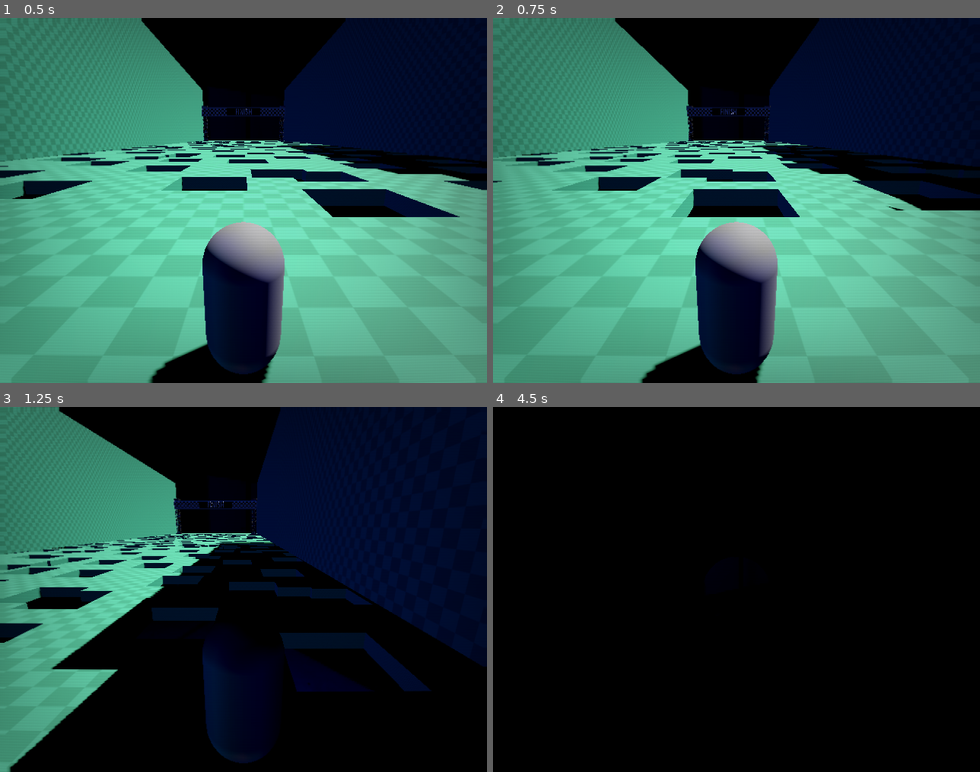
Above: before the commit, frames 1-4 (two rows, left to right).
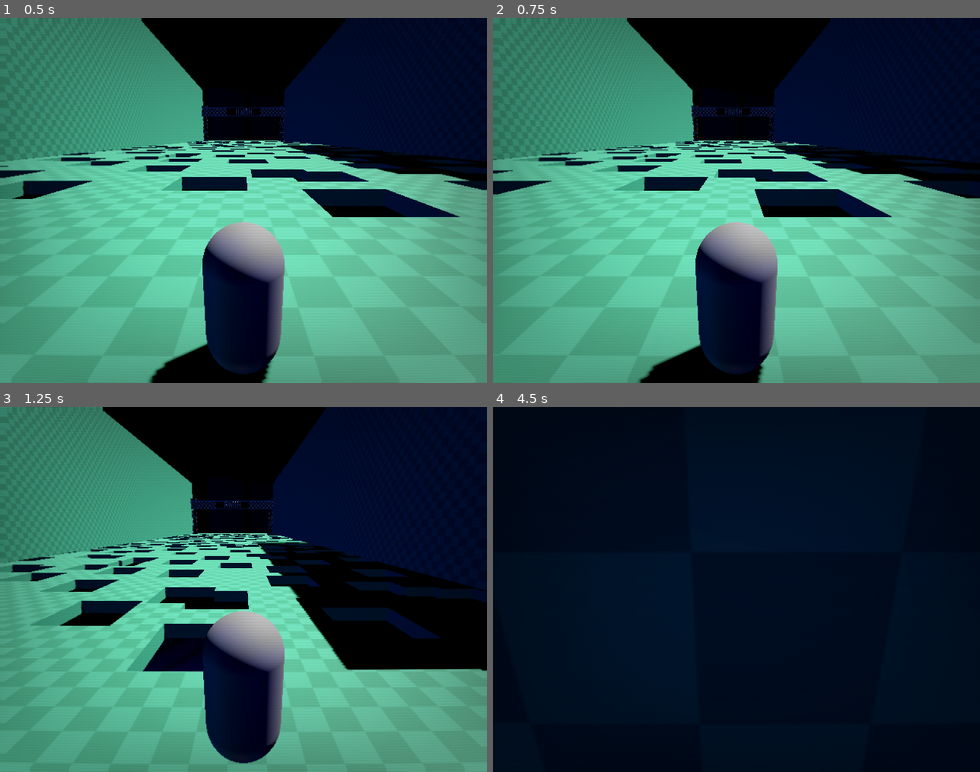
Above: after the commit, the same moments.

Repository: lognasmeow/Wonder
Game: Godot game, scene res://Maps/map_main.tscn
Two runs of this game, one before a commit and one after it. Both use one fixed random seed, a clock stepped at 60 frames per second and the inputs below.
Inputs:
- Up to frame 1 (0.5 s): no input
- Up to frame 2 (0.75 s): hold D (right) from 0.53 s (still down)
- Up to frame 3 (1.25 s): keep holding D (right); tap Space (jump) at 0.77 s
- Up to frame 4 (4.5 s): release D (right) at 1.28 s; hold S (down) 1.28-2.03 s; tap Space (jump) at 1.52, 2.75, 3.02, 3.77 s; tap Enter at 2 s; hold D (right) 2.03-2.78 s; hold W (up) 2.78-3.53 s; hold A (left) from 3.53 s (still down)

Frame 1 is identical in both runs. In frame 2, 11% of the frame differs, in the area x 0-100%, y 0-100%; in frame 3, 47%; in frame 4, 84%.

Commit message:
add iciness modifier and tuned movement

Diff:
--- a/Globals/modifiers.gd
+++ b/Globals/modifiers.gd
@@ -2,6 +2,9 @@
 
 var jumpHeightMultiplier: float
 var invertedWalking: bool
+var invertedMouse: bool
+var floorIciness: float
+
 var modifierPaths: Array
 
 func _ready():
@@ -11,9 +14,13 @@
 func resetModifiers() -> void:
 	jumpHeightMultiplier = 1
 	invertedWalking = false
+	invertedMouse = false
+	floorIciness = 1
 
 func resetModifierPaths() -> void:
 	modifierPaths.clear()
 	modifierPaths = ["res://Modifiers/DoubleJumpHeight/Mod_IncreasedJumpHeight.tscn",
 					"res://Modifiers/InvertedWalking/Mod_InvertedWalking.tscn",
+					"res://Modifiers/InvertedWalking/Mod_InvertedMouse.tscn",
+					"res://Modifiers/InvertedWalking/Mod_IcyFloor.tscn",
 					]
--- /dev/null
+++ b/Modifiers/IcyFloor/Mod_IcyFloor.tscn
@@ -0,0 +1,6 @@
+[gd_scene format=3 uid="uid://chjddqk1d0ugm"]
+
+[ext_resource type="Script" uid="uid://cr2g3d3divxa4" path="res://Modifiers/IcyFloor/mod_icy_floor.gd" id="1_4df58"]
+
+[node name="ModIcyFloor" type="Node3D" unique_id=619040519]
+script = ExtResource("1_4df58")
--- /dev/null
+++ b/Modifiers/IcyFloor/mod_icy_floor.gd
@@ -0,0 +1,4 @@
+extends Node3D
+
+func _ready():
+	Modifiers.floorIciness = 0.05
--- /dev/null
+++ b/Modifiers/InvertedMouse/Mod_InvertedMouse.tscn
@@ -0,0 +1,6 @@
+[gd_scene format=3 uid="uid://bo5sk5sxyv5s6"]
+
+[ext_resource type="Script" uid="uid://btafqef6sihar" path="res://Modifiers/InvertedMouse/mod_inverted_mouse.gd" id="1_bgoyq"]
+
+[node name="ModInvertedMouse" type="Node3D" unique_id=936120742]
+script = ExtResource("1_bgoyq")
--- /dev/null
+++ b/Modifiers/InvertedMouse/mod_inverted_mouse.gd
@@ -0,0 +1,4 @@
+extends Node3D
+
+func _ready():
+	Modifiers.invertedMouse = true
--- a/Player/player.gd
+++ b/Player/player.gd
@@ -1,6 +1,6 @@
 extends CharacterBody3D
 
-const SPEED = 30.0
+const SPEED = 12.0
 const JUMP_VELOCITY = 15
 
 signal enteredFallPlane
@@ -26,11 +26,13 @@
 					else Input.get_vector("right", "left", "up", "down")
 	var direction = (transform.basis * Vector3(input_dir.x, 0, input_dir.y)).normalized()
 	if direction:
-		velocity.x = direction.x * SPEED
-		velocity.z = direction.z * SPEED
+		if (is_on_floor()):
+			velocity.x = lerp(velocity.x, direction.x * SPEED, Modifiers.floorIciness)
+			velocity.z = lerp(velocity.z, direction.z * SPEED, Modifiers.floorIciness)
 	else:
-		velocity.x = move_toward(velocity.x, 0, SPEED)
-		velocity.z = move_toward(velocity.z, 0, SPEED)
+		if (is_on_floor()):
+			velocity.x = lerp(velocity.x, move_toward(velocity.x, 0, SPEED), Modifiers.floorIciness)
+			velocity.z = lerp(velocity.z, move_toward(velocity.z, 0, SPEED), Modifiers.floorIciness)
 
 
 func _on_fall_plane_body_entered(body):
--- a/project.godot
+++ b/project.godot
@@ -24,6 +24,7 @@
 
 window/size/viewport_width=640
 window/size/viewport_height=480
+window/size/mode=3
 window/stretch/mode="viewport"
 
 [input]
Not shown, added: Modifiers/IcyFloor/mod_icy_floor.gd.uid
Not shown, added: Modifiers/InvertedMouse/mod_inverted_mouse.gd.uid
